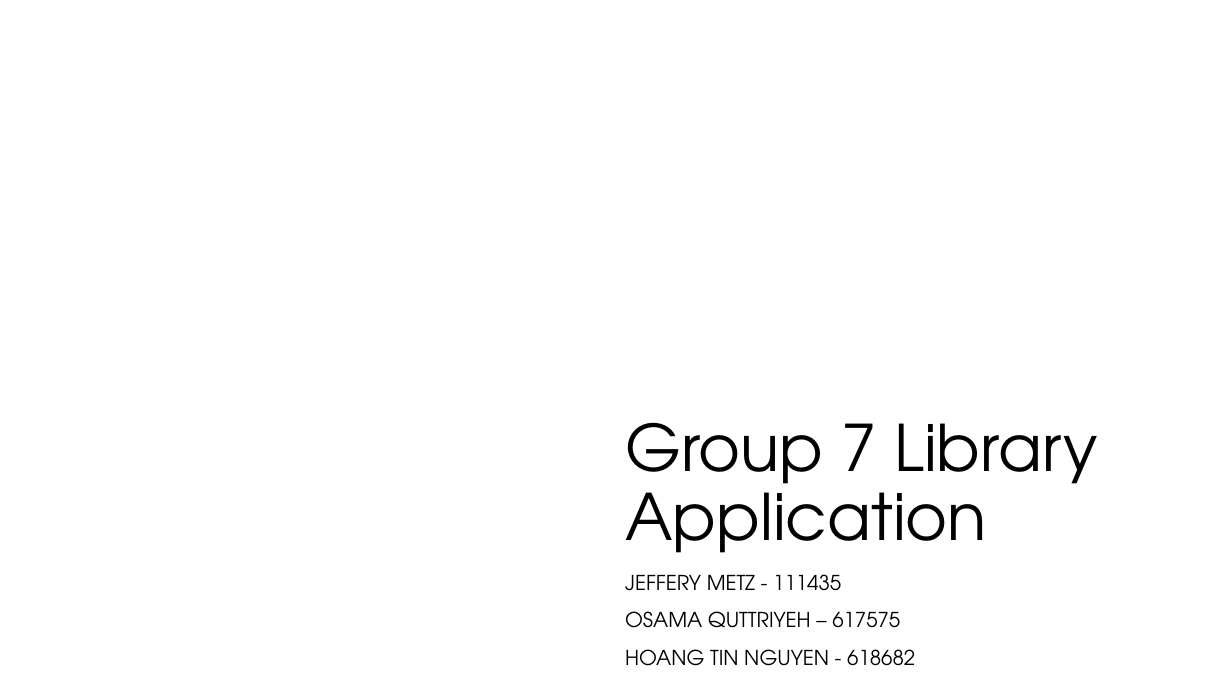
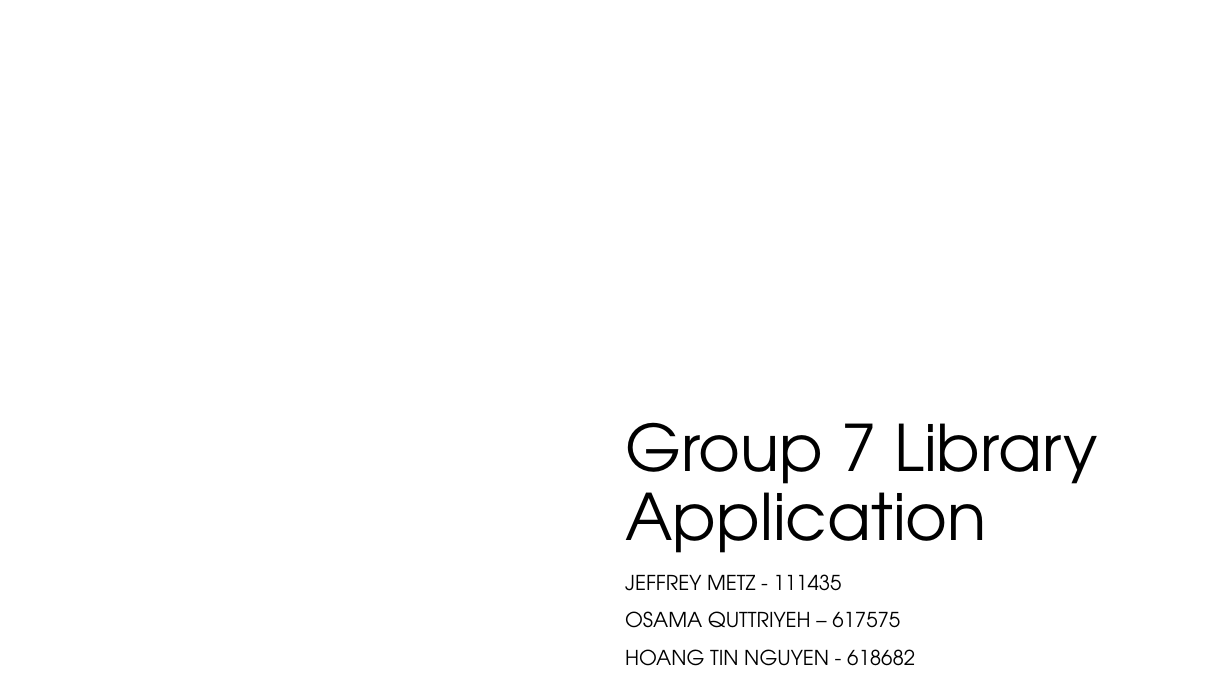
Before and after one commit to venturousman/miu-mpp-library, a slide deck: slide 1 of documents/Group 7 Library Application Presentation.pptx. Drawn at 1232x693 pixels with LibreOffice and Linux fonts; fonts in the diff are those of the drawing; background and template pictures are left out. Boxes give left, top, right and bottom in pixels: in the first picture for what was removed or moved away, otherwise in the second. Text is boxed around its words. In the diff, an @@ line names an element or a change of style, - is before the commit and + after.

Commit message:
update presentation file

```diff
--- a/documents/Group 7 Library Application Presentation.pptx
+++ b/documents/Group 7 Library Application Presentation.pptx
@@ subtitle at box(625, 574, 841, 591): text changed @@
-JEFFERY METZ - 111435
+JEFFREY METZ - 111435
```
